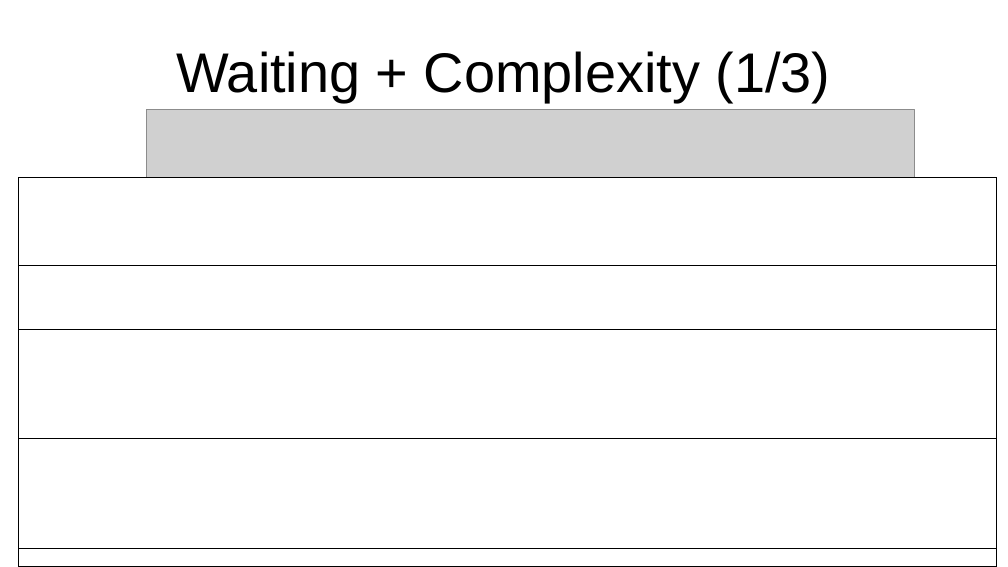
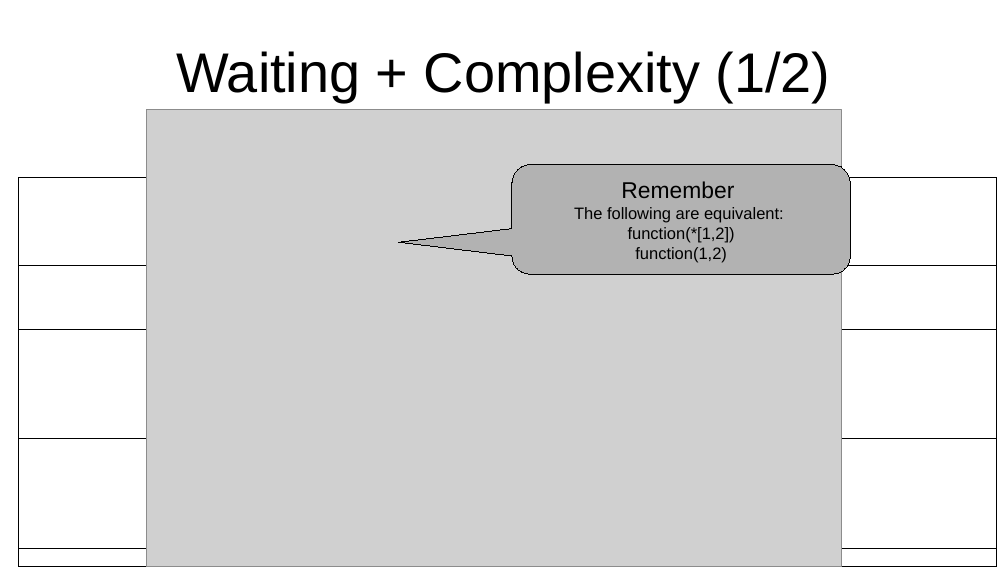
Before and after one commit to connor-makowski/pycelerator, a slide deck: slide 11 of pycelerator.odp (slide 9 before the commit). Drawn at 1008x567 pixels with LibreOffice and Linux fonts; fonts in the diff are those of the drawing; grey boxes stand for pictures. Boxes give left, top, right and bottom in pixels: in the first picture for what was removed or moved away, otherwise in the second. Text is boxed around its words. In the diff, an @@ line names an element or a change of style, - is before the commit and + after.

Commit message:
Update for presentation.

```diff
--- a/pycelerator.odp
+++ b/pycelerator.odp
@@ title at (176,51,831,102): text changed @@
-Waiting + Complexity (1/3)
+Waiting + Complexity (1/2)
@@ picture: place and size @@
-picture at (146,110,915,567)
+picture at (146,110,842,567)
@@ rounded speech box added at (512,165,851,274), fill #B2B2B2, outline #000000 0 pt, 13 pt, text #000000 @@
+Remember
+The following are equivalent:
+function(*[1,2])
+function(1,2)
```
Also in this commit, not shown: 6 other slides changed, 5 slides added, 4 slides removed, 6 other files.
